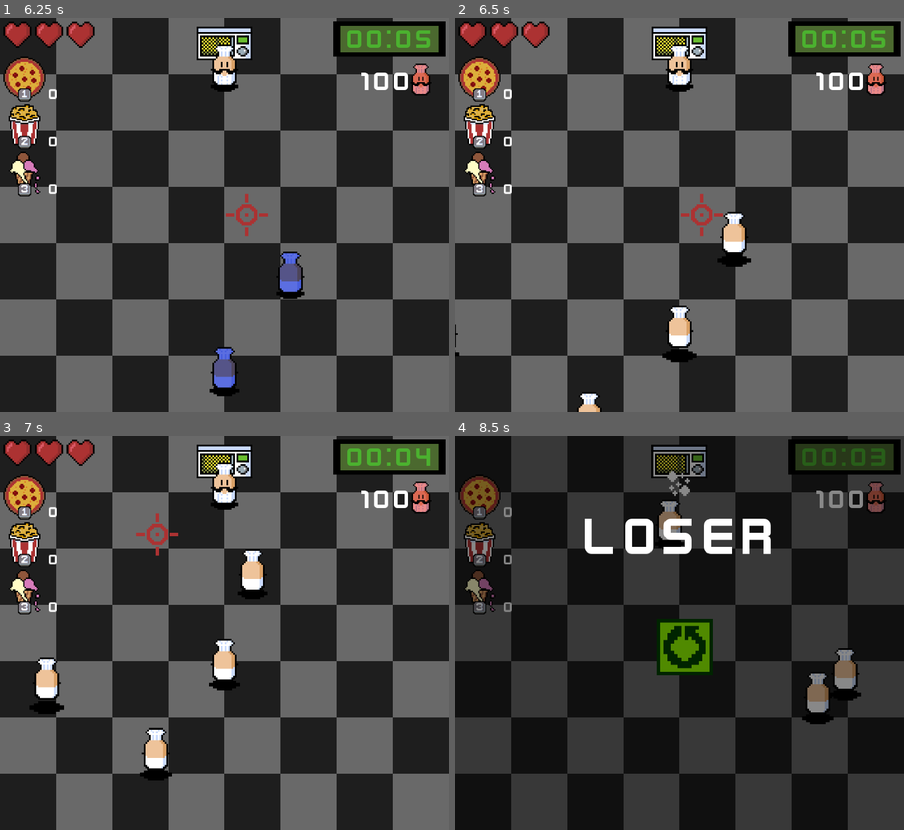
Above: before the commit, frames 1-4 (two rows, left to right).
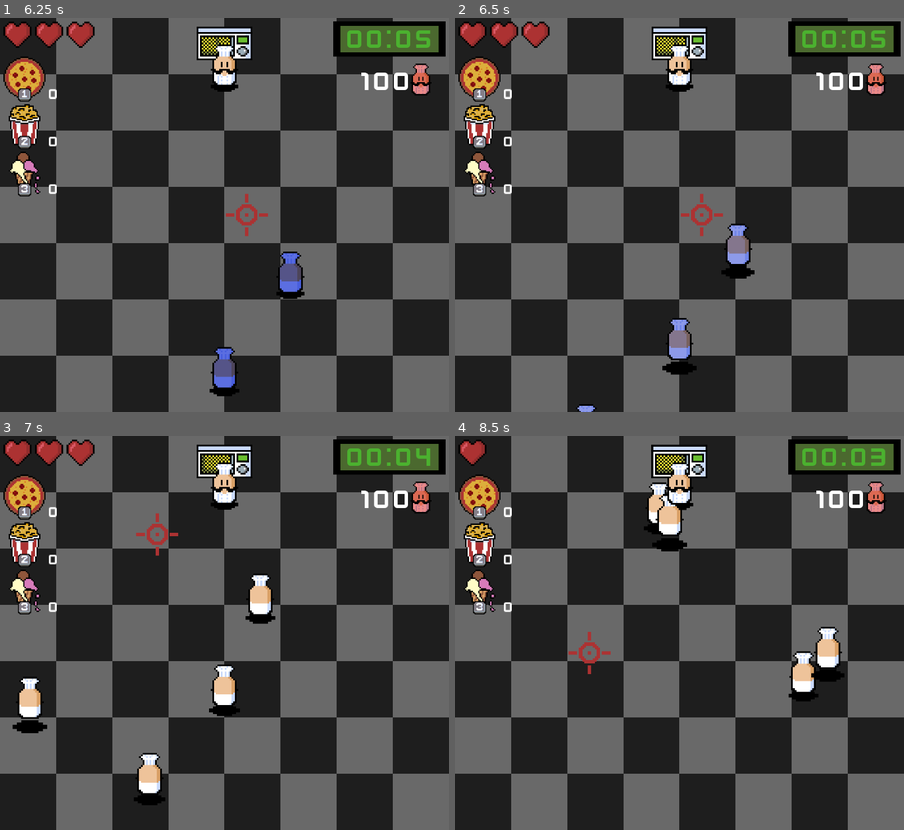
Above: after the commit, the same moments.

Repository: 1nderr/chef-mikes-final-stand
Game: Godot game, scene res://src/core/main.tscn
Same seed, same stepped clock (60 frames per second), same inputs: the game is played once before the commit and once after it.
Inputs (mouse positions are in pixels of both pictures, inside the frame that each line leads up to):
- Up to frame 1 (6.25 s): click (278, 254) at 0.5 s; tap Enter at 1.25 s; move the mouse to (323, 195) at 1.27 s; hold 3 (slow) 1.28-2.03 s; move the mouse to (134, 234) at 2.02 s; tap 2 (bomb) at 2.1 s; tap 3 (slow) at 2.3, 3.05, 3.8, 4.55, 5.1 s; move the mouse to (269, 128) at 2.77 s; hold 1 (disc) 2.78-3.53 s; move the mouse to (202, 293) at 3.52 s; tap Space (open) at 3.6, 4.25 s; move the mouse to (359, 274) at 4.27 s; press the mouse at (359, 274) at 4.28 s; move the mouse to (89, 155) at 5.02 s; release the mouse at (89, 155) at 5.03 s; move the mouse to (246, 215) at 5.77 s; hold 3 (slow) from 5.78 s (still down)
- Up to frame 2 (6.5 s): keep holding 3 (slow)
- Up to frame 3 (7 s): move the mouse to (157, 534) at 6.52 s; release 3 (slow) at 6.53 s; tap 2 (bomb) at 6.6 s; tap 3 (slow) at 6.8 s
- Up to frame 4 (8.5 s): move the mouse to (778, 613) at 7.27 s; hold 1 (disc) 7.28-8.03 s; tap 3 (slow) at 7.55, 8.3 s; move the mouse to (589, 652) at 8.02 s; tap Space (open) at 8.1 s

Frame 1 is identical in both runs. In frame 2, 1.9% of the frame differs, in the area x 0-67%, y 49-100%; in frame 3, 4.2%; in frame 4, 55%, in the area x 0-100%, y 0-100%.

Commit message:
some tiny tweaks to the new wave management stuff

Diff:
--- a/src/entities/enemy/enemy.gd
+++ b/src/entities/enemy/enemy.gd
@@ -12,7 +12,10 @@
 @onready var slow_timer: Timer = $SlowTimer
 @onready var sprite_flash: SpriteFlash = $SpriteFlash
 
+const SLOW_RECOVER_TIME := 0.6
+
 var _time_scale = 1.0
+var _recover_tween: Tween
 var color = "white"
 var hp = 1
 
@@ -61,21 +64,31 @@
 
 
 func _on_slow_timer_timeout() -> void:
-	_time_scale = 1.0
 	slow_timer.wait_time = 5
-	sprite.self_modulate = Color.WHITE
+	# Ease back to full speed (and fade the tint) instead of snapping.
+	if _recover_tween:
+		_recover_tween.kill()
+	_recover_tween = create_tween()
+	_recover_tween.set_parallel(true)
+	_recover_tween.tween_property(self, "_time_scale", 1.0, SLOW_RECOVER_TIME)
+	_recover_tween.tween_property(sprite, "self_modulate", Color.WHITE, SLOW_RECOVER_TIME)
 
 
 func _on_slow_applied(time_scale: float) -> void:
-	_time_scale = time_scale
-	sprite.self_modulate = slow_color
+	_apply_slow_visuals(time_scale)
 	slow_timer.start()
 
 
 func apply_slow(time_scale: float, wait_time: float) -> void:
 	if time_scale == 1:
 		return
-	sprite.self_modulate = slow_color
-	_time_scale = time_scale
+	_apply_slow_visuals(time_scale)
 	slow_timer.wait_time = wait_time
 	slow_timer.start()
+
+
+func _apply_slow_visuals(time_scale: float) -> void:
+	if _recover_tween:
+		_recover_tween.kill()
+	_time_scale = time_scale
+	sprite.self_modulate = slow_color
--- a/src/entities/enemy/wave_director.gd
+++ b/src/entities/enemy/wave_director.gd
@@ -17,15 +17,23 @@
 # so a telegraphed wave never fizzles against the kill-budget gate.
 var min_remaining_for_wave: int = 18
 
+# Freeze duration, matching the enemy/spawner slow timers.
+const FREEZE_DURATION: float = 5.0
+
 var _wave_index: int = 0
 var _pending_wave: String = ""
 var _cadence_timer: Timer
 var _telegraph_timer: Timer
 
+# Tracks an active freeze so wave chefs born mid-freeze get slowed like spawner ones.
+var _time_scale: float = 1.0
+var _slow_timer: Timer
+
 
 func _ready() -> void:
 	SignalBus.player_died.connect(_on_player_died)
 	SignalBus.gameover.connect(_on_stopped)
+	SignalBus.slow_applied.connect(_on_slow_applied)
 
 	_cadence_timer = Timer.new()
 	_cadence_timer.one_shot = true
@@ -37,7 +45,21 @@
 	add_child(_telegraph_timer)
 	_telegraph_timer.timeout.connect(_on_telegraph_timeout)
 
+	_slow_timer = Timer.new()
+	_slow_timer.one_shot = true
+	add_child(_slow_timer)
+	_slow_timer.timeout.connect(_on_slow_timer_timeout)
+
 	_cadence_timer.start(first_wave_delay)
+
+
+func _on_slow_applied(time_scale: float) -> void:
+	_time_scale = time_scale
+	_slow_timer.start(FREEZE_DURATION)
+
+
+func _on_slow_timer_timeout() -> void:
+	_time_scale = 1.0
 
 
 func _on_cadence_timeout() -> void:
@@ -105,6 +127,8 @@
 	enemy.hp = hp
 	enemy.global_position = pos
 	spawn_root.add_child(enemy)
+	if not _slow_timer.is_stopped():
+		enemy.apply_slow.call_deferred(_time_scale, _slow_timer.time_left)
 
 
 func _pick_points(n: int) -> Array[Vector2]:
